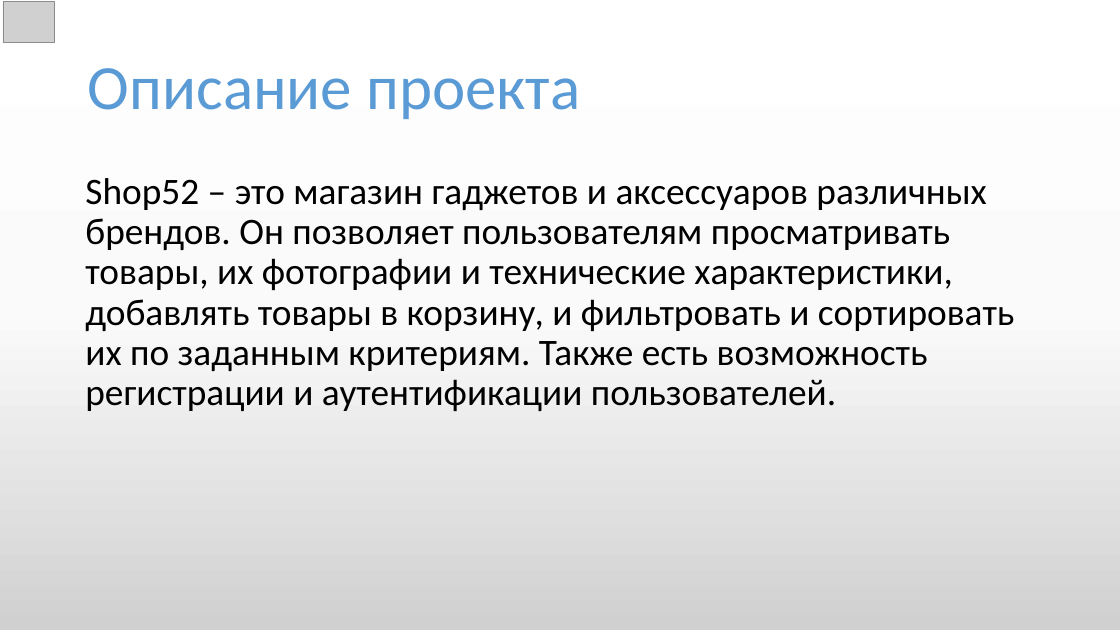
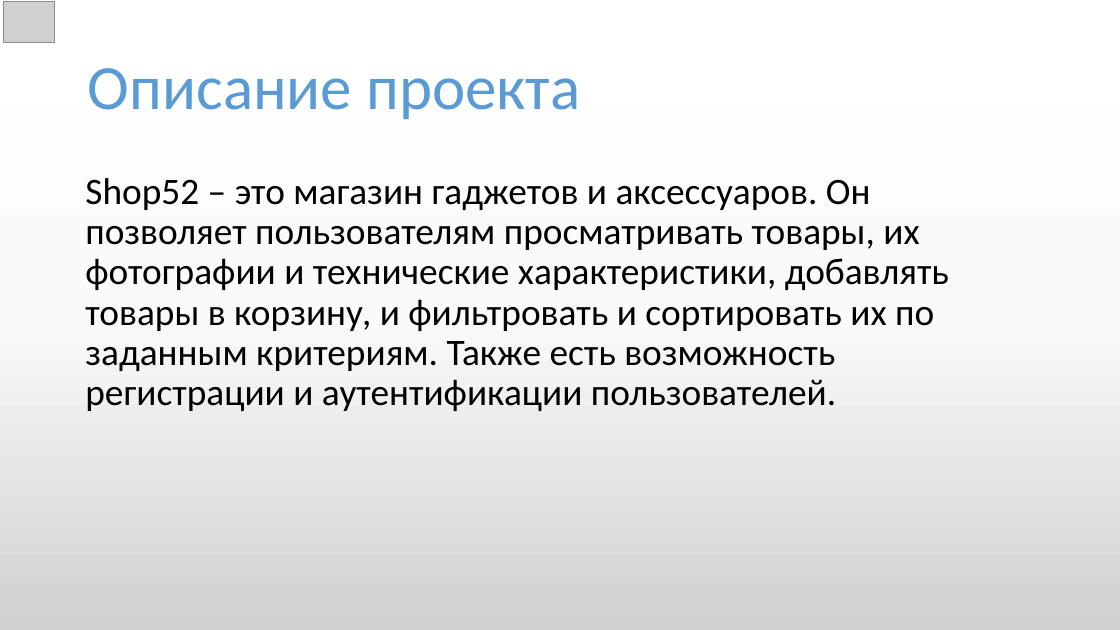
Before and after one commit to alexusievich/DemoProject, a slide deck: slide 2 of Project presentation.pptx. Drawn at 1120x630 pixels with LibreOffice and Linux fonts; fonts in the diff are those of the drawing; grey boxes stand for pictures. Boxes give left, top, right and bottom in pixels: in the first picture for what was removed or moved away, otherwise in the second. Text is boxed around its words. In the diff, an @@ line names an element or a change of style, - is before the commit and + after.

```diff
--- a/Project presentation.pptx
+++ b/Project presentation.pptx
@@ text at (x1=85, y1=178, x2=949, y2=411): text changed @@
-Shop52 – это магазин гаджетов и аксессуаров различных брендов. Он позволяет пользователям просматривать товары, их фотографии и технические характеристики, добавлять товары в корзину, и фильтровать и сортировать их по заданным критериям. Также есть возможность регистрации и аутентификации пользователей.
+Shop52 – это магазин гаджетов и аксессуаров. Он позволяет пользователям просматривать товары, их фотографии и технические характеристики, добавлять товары в корзину, и фильтровать и сортировать их по заданным критериям. Также есть возможность регистрации и аутентификации пользователей.
```
Also in this commit, not shown: 1 other slide changed, 7 other files.
